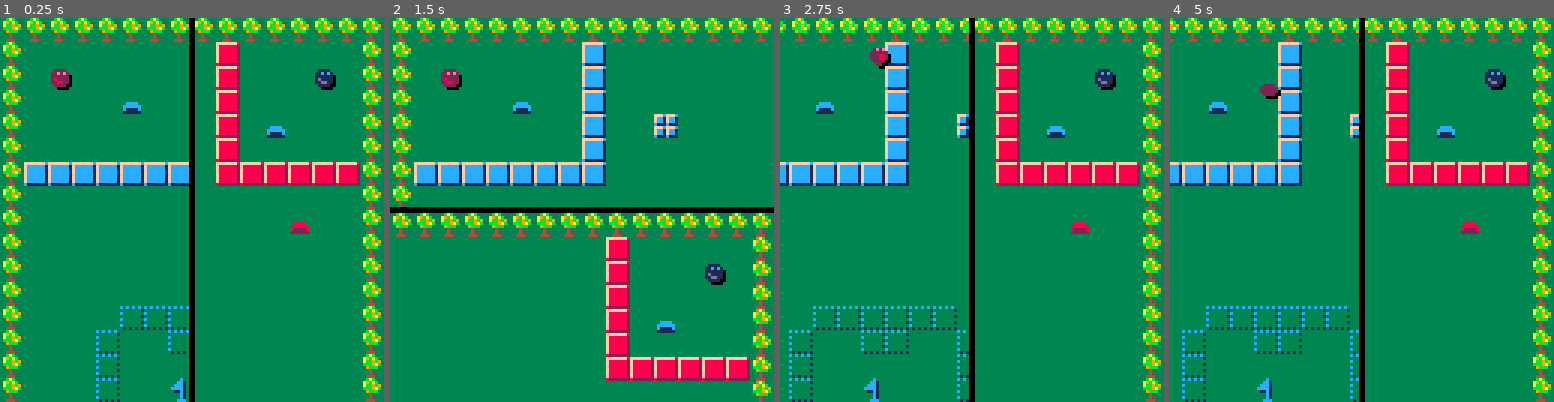
Above: before the commit, frames 1-4 (left to right).
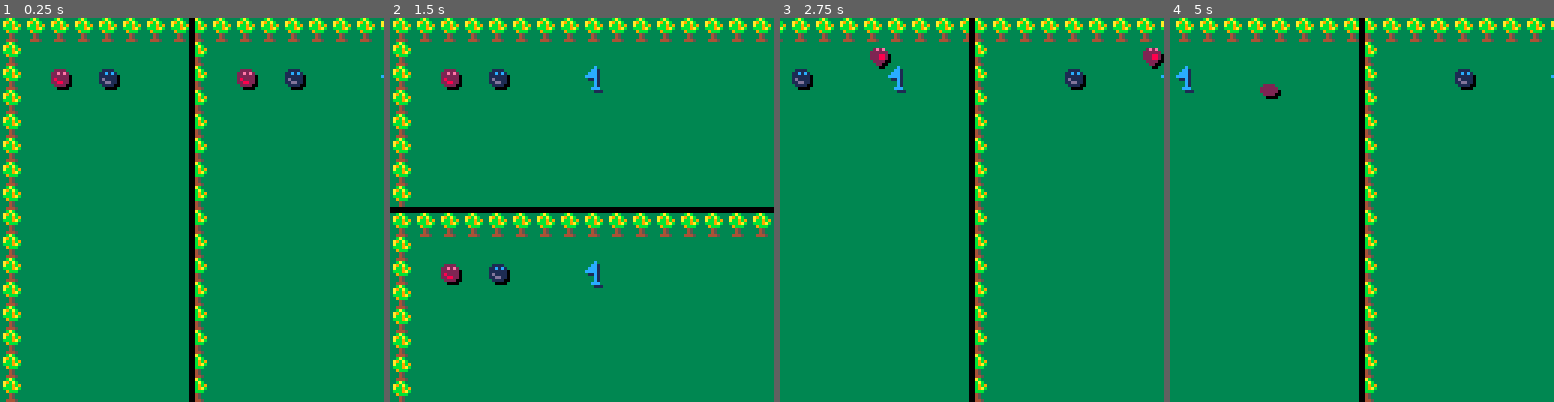
Above: after the commit, the same moments.

Repository: sdegutis/shepherdgame.com
Game: PICO-8 cartridge team.p8
Two runs of this game, one before a commit and one after it. Both use one fixed random seed, a clock stepped at 60 frames per second and the inputs below.
Inputs:
- Up to frame 1 (0.25 s): no input
- Up to frame 2 (1.5 s): tap X (X key) at 0.33, 1.07 s; tap O (Z key) at 0.7 s
- Up to frame 3 (2.75 s): hold Right 1.6-2.1 s; tap O (Z key) at 1.7, 2.1, 2.5 s; tap X (X key) at 1.85 s; hold Up 2.15-2.42 s; hold Right from 2.47 s (still down)
- Up to frame 4 (5 s): tap O (Z key) every 0.4 s from 2.9 to 4.9 s; tap X (X key) at 2.97, 4.08 s; release Right at 3.03 s; hold Left 3.08-3.58 s; hold Down 3.63-3.97 s; hold Right 4.02-4.68 s; hold Up from 4.73 s (still down)

The runs differ from the first frame. In frame 1, 16% of the frame differs, in the area x 6-100%, y 0-100%; in frame 2, 14%; in frame 3, 18%; in frame 4, 20%, in the area x 0-100%, y 0-100%.

Commit message:
Finished level 4!

Diff:
--- a/team.p8
+++ b/team.p8
@@ -11,7 +11,7 @@
 flipview=false
 
 function _init()
-	level=3
+	level=5
 	starttitle()
 end
 
@@ -734,18 +734,18 @@
 0000000000000000000000000000000000000000000000000000000000000000000000000000000000000000000000000000000000000000000000000000000000000000000000000000000000000000000000000000000000000000000000000000000000000000000000000000000000000000000000000000000000000000
 __map__
 0101010101010101010101010101010101010101010101010101010101010101010101010101010101010101010101010101010101010101010101010101010101010101010101010101010101010101010101010101010101010101010101010101010101010101010101010101010101010101010101010101010101010101
-0102020202020202020102020202020202020202020202020202020202020201010202020202022902020202020202020202020202020202020202020202020101020202020202022902020202020202020202020202020202280202020202010102020202020202020202020202020202020202020202020202020202020201
-0102102002020202020102020202020202020202020202020202020202020201010210020802022902020202050202020202020202020202020202020202020101021002020202022902020202020202020202020202020202280202022002010102100220020202020202020202020202020202020202020202020202020201
-0102020202020902020102020202020202020202020202020202020202020201010202020202022902020202020202020202020202020202020202020202020101020202020902022902020202020202020202020202020202280202020202010102020202020202020202020202020202020202020202020202020202020201
-0102020202020202020102020202020202020202020202020202020202020201012929292929292902020202020202020202020202020202020202020202020101020202020202022902020502020202020202020202020202280209020202010102020202020202020202020202020202020202020202020202020202020201
-0102292929020202020102020202020202020202020202020202020202020201010202020202020202020229292929290202020202020202020202020202020101020202020202022902020202020202020202020202020202280202020202010102020602020202020202020202020202020202020202020202020202020201
-0102290829020202020102020202020202020202020202020202020202020201012828282828280202020229383838290202020202020202020202020202020101292929292929292902020202020202020202020202020202282828282828010102020202020202020202020202020202020202020202020202020202020201
-0102292929020202020102020202020202020202020202020202020202020201010202020220280202020229380738290202020202020202020202020202020101020202020202020202020202020202020202020202020202020202020202010102020202020202020202020202020202020202020202020202020202020201
-0102020202020202020102020202020202020202020202020202020202020201010202020202280202090229383838290202020202020202020202020202020101020202020202020202020202020202020202020202020202020202080202010102020202020202020202020202020202020202020202020202020202020201
-0102020228282802020102020202020202020202020202020202020202020201010202020202280202020229292929290202020202020202020202020202020101020202020202020202020202020202020202020202020202020202020202010102020202020202020202020202020202020202020202020202020202020201
-0102020228072802020102020202020202020202020202020202020202020201012828282828280202020202020202020202020202020202020202020202020101020202020202020202020202020202020202020202020202020202020202010102020202020202020202020202020202020202020202020202020202020201
-0102020228282802020102020202020202020202020202020202020202020201010202020202020202020202020202020202020202020202020202020202020101020202020202020202020202020202020202020202020202020202020202010102020202020202020202020202020202020202020202020202020202020201
-0102020202020202020102020202020202020202020202020202020202020201010202020202020202020202020202020202020202020202020202020202020101020202023939393939390202020202020202020202020202020202020202010102020202020202020202020202020202020202020202020202020202020201
+0102020202020202020102020202020202020202020202020202020202020201010202020202022902020202020202020202020202020202020202020202020101020202020202022902020202020202020202020202020202280202020202010102020202020202290202020202280202020239020229020239020229020201
+0102102002020202020102020202020202020202020202020202020202020201010210020802022902020202050202020202020202020202020202020202020101021002020202022902020202020202020202020202020202280202022002010102100220020202290202050202280202040239020229020239020229020201
+0102020202020902020102020202020202020202020202020202020202020201010202020202022902020202020202020202020202020202020202020202020101020202020902022902020202020202020202020202020202280202020202010102020202090202290202020802280202020239020229020239020229020201
+0102020202020202020102020202020202020202020202020202020202020201012929292929292902020202020202020202020202020202020202020202020101020202020202022902020502020202020202020202020202280209020202010102020202020202290202020202280202020239020229020239020229020201
+0102292929020202020102020202020202020202020202020202020202020201010202020202020202020229292929290202020202020202020202020202020101020202020202022902020202020202020202020202020202280202020202010101010101010101010101010101010101010101010101010101010101020201
+0102290829020202020102020202020202020202020202020202020202020201012828282828280202020229383838290202020202020202020202020202020101292929292929292902020202020202020202020202020202282828282828010102020202020202020202020202020202020202020202010202020202020201
+0102292929020202020102020202020202020202020202020202020202020201010202020220280202020229380738290202020202020202020202020202020101020202020202020202020202020202020202020202020202020202020202010102020202020202020202020202020202020202020202010202020202020201
+0102020202020202020102020202020202020202020202020202020202020201010202020202280202090229383838290202020202020202020202020202020101020202020202020202020202020202020202020202020202020202080202010102020202020202020202020202020202020202020202010202060202090201
+0102020228282802020102020202020202020202020202020202020202020201010202020202280202020229292929290202020202020202020202020202020101020202020202020202020202020202020202020202020202020202020202010102020202020202020202020202020202020202020202010202020202020201
+0102020228072802020102020202020202020202020202020202020202020201012828282828280202020202020202020202020202020202020202020202020101020202020202020202020202020202020202020202020202020202020202010102020202020202020202020202020202020202020202010202020202020201
+0102020228282802020102020202020202020202020202020202020202020201010202020202020202020202020202020202020202020202020202020202020101020202020202020202020202020202020202020202020202020202020202010102020202020202020202020202020202020202020202010102020202020201
+0102020202020202020102020202020202020202020202020202020202020201010202020202020202020202020202020202020202020202020202020202020101020202023939393939390202020202020202020202020202020202020202010102020202020202020202020202020202020202020202020101010101010101
 0101010101010101010102020202020202020202020202020202020202020201010202020202020202020202020202020202020202020202020202020202020101020202390202393902023902020202020202020202020202020202020202010102020202020202020202020202020202020202020202020202020202020201
 0102020202020202020202020202020202020202020202020202020202020201010202020202020202020202020202020202020202020202020202020202020101020202390202020202023902020202020202020202020202020202020202010102020202020202020202020202020202020202020202020202020202020201
 0102020202020202020202020202020202020202020202020202020202020201010202020202020202020202020202020202020202020202020202020202020101020202390202070202023902020202020202020202020202020202020202010102020202020202020202020202020202020202020202020202020202020201
